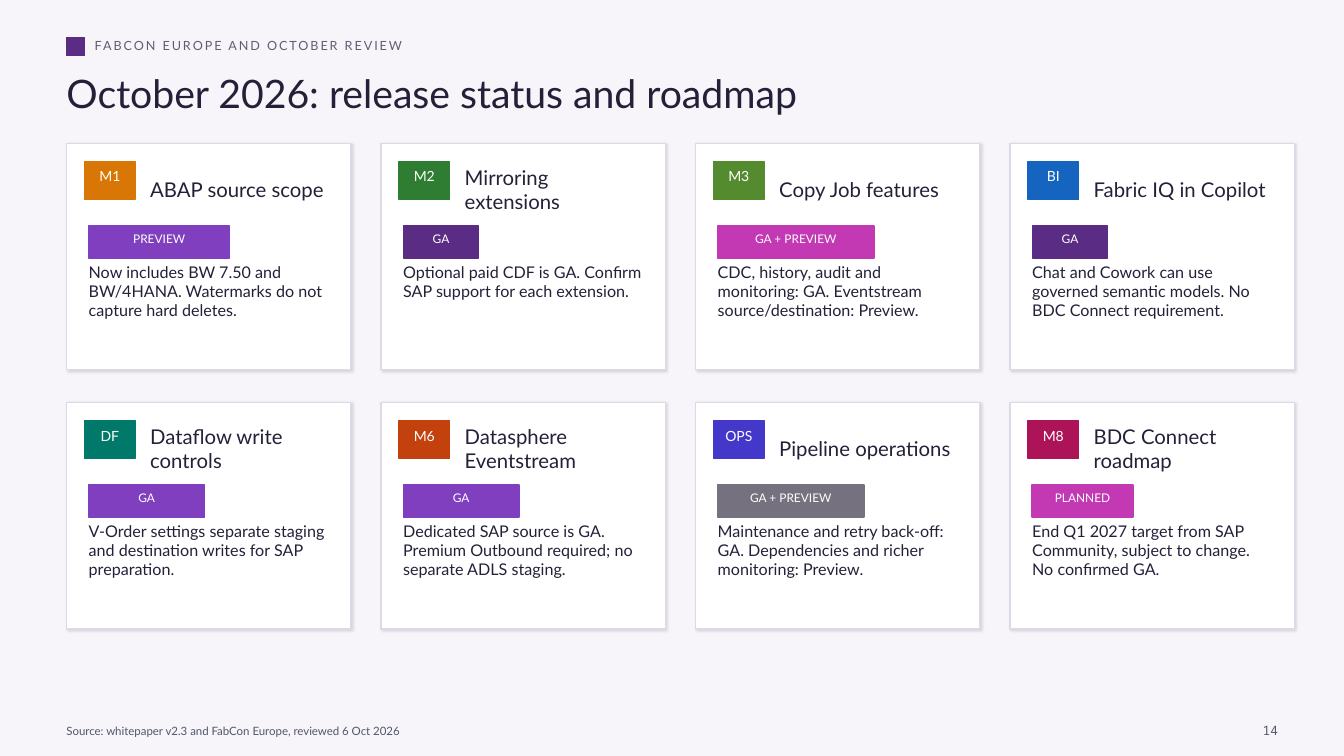
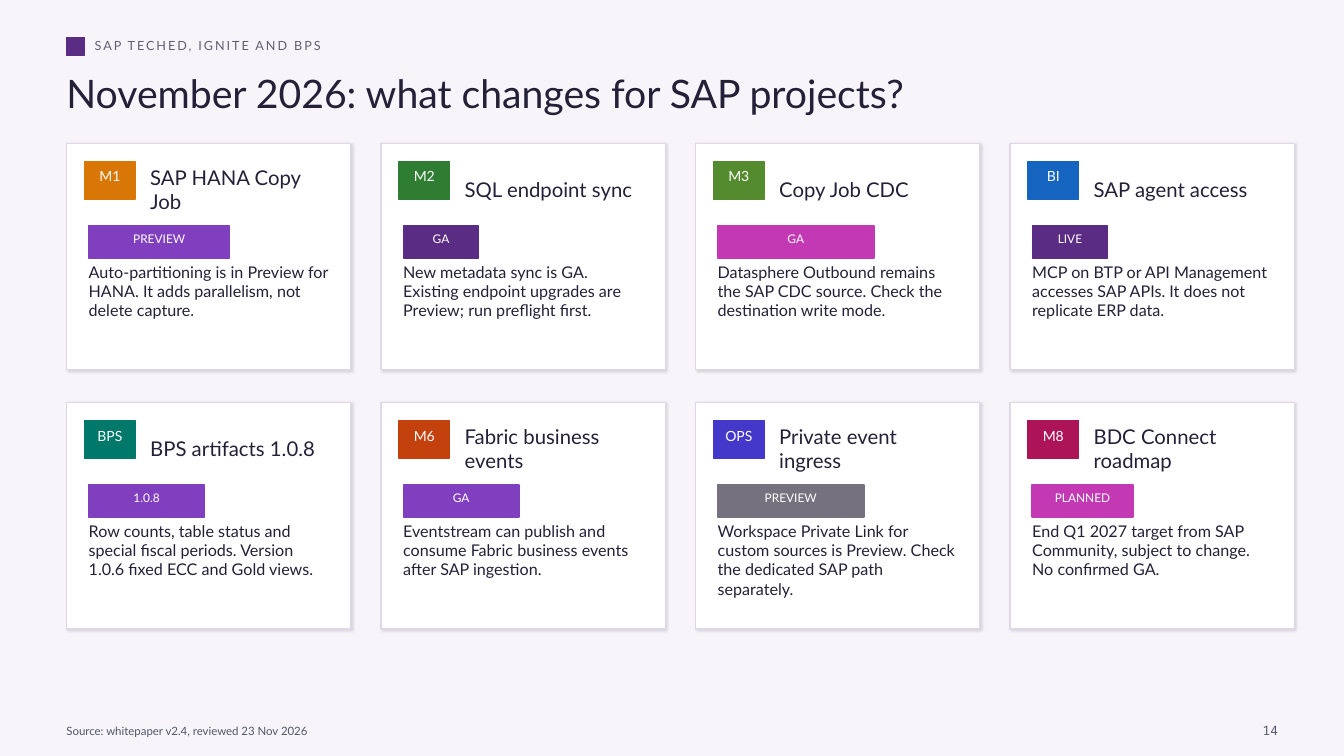
Before and after one commit to fredgis/fabric-foundry-kb, a slide deck: slide 14 of prez/SAP_to_Microsoft_Fabric_Connectivity_Presentation.pptx. Drawn at 1344x756 pixels with LibreOffice and Linux fonts; fonts in the diff are those of the drawing. Boxes give left, top, right and bottom in pixels: in the first picture for what was removed or moved away, otherwise in the second. Text is boxed around its words. In the diff, an @@ line names an element or a change of style, - is before the commit and + after.

```diff
--- a/prez/SAP_to_Microsoft_Fabric_Connectivity_Presentation.pptx
+++ b/prez/SAP_to_Microsoft_Fabric_Connectivity_Presentation.pptx
@@ text at [95,41,320,52]: text changed @@
-FABCON EUROPE AND OCTOBER REVIEW
+SAP TECHED, IGNITE AND BPS
@@ text at [66,79,904,115]: text changed @@
-October 2026: release status and roadmap
+November 2026: what changes for SAP projects?
@@ text at [150,170,302,209]: text changed @@
-ABAP source scope
+SAP HANA Copy Job
@@ text at [465,182,632,201]: text changed @@
-Mirroring extensions
+SQL endpoint sync
@@ text at [779,182,909,201]: text changed @@
-Copy Job features
+Copy Job CDC
@@ text at [1094,182,1247,201]: text changed @@
-Fabric IQ in Copilot
+SAP agent access
@@ text at [787,234,804,243]: text changed @@
-GA + PREVIEW
+GA
@@ text at [1058,234,1082,243]: text changed @@
-GA
+LIVE
@@ text at [89,266,328,319]: text changed @@
-Now includes BW 7.50 and BW/4HANA. Watermarks do not capture hard deletes.
+Auto-partitioning is in Preview for HANA. It adds parallelism, not delete capture.
@@ text at [403,266,621,319]: text changed @@
-Optional paid CDF is GA. Confirm SAP support for each extension.
+New metadata sync is GA. Existing endpoint upgrades are Preview; run preflight first.
@@ text at [718,266,942,316]: text changed @@
-CDC, history, audit and monitoring: GA. Eventstream source/destination: Preview.
+Datasphere Outbound remains the SAP CDC source. Check the destination write mode.
@@ text at [1032,266,1267,319]: text changed @@
-Chat and Cowork can use governed semantic models. No BDC Connect requirement.
+MCP on BTP or API Management accesses SAP APIs. It does not replicate ERP data.
@@ text at [97,431,122,441]: text changed @@
-DF
+BPS
@@ text at [150,441,315,456]: text changed @@
-Dataflow write controls
+BPS artifacts 1.0.8
@@ text at [465,429,599,468]: text changed @@
-Datasphere Eventstream
+Fabric business events
@@ text at [779,429,897,472]: text changed @@
-Pipeline operations
+Private event ingress
@@ text at [133,493,159,502]: text changed @@
-GA
+1.0.8
@@ text at [765,493,817,502]: text changed @@
-GA + PREVIEW
+PREVIEW
@@ text at [89,525,313,575]: text changed @@
-V-Order settings separate staging and destination writes for SAP preparation.
+Row counts, table status and special fiscal periods. Version 1.0.6 fixed ECC and Gold views.
@@ text at [403,525,629,578]: text changed @@
-Dedicated SAP source is GA. Premium Outbound required; no separate ADLS staging.
+Eventstream can publish and consume Fabric business events after SAP ingestion.
@@ text at [718,525,955,598]: text changed @@
-Maintenance and retry back-off: GA. Dependencies and richer monitoring: Preview.
+Workspace Private Link for custom sources is Preview. Check the dedicated SAP path separately.
@@ text at [66,726,308,737]: text changed @@
-Source: whitepaper v2.3 and FabCon Europe, reviewed 6 Oct 2026
+Source: whitepaper v2.4, reviewed 23 Nov 2026
```
Also in this commit, not shown: 19 other slides changed, 3 other files.
